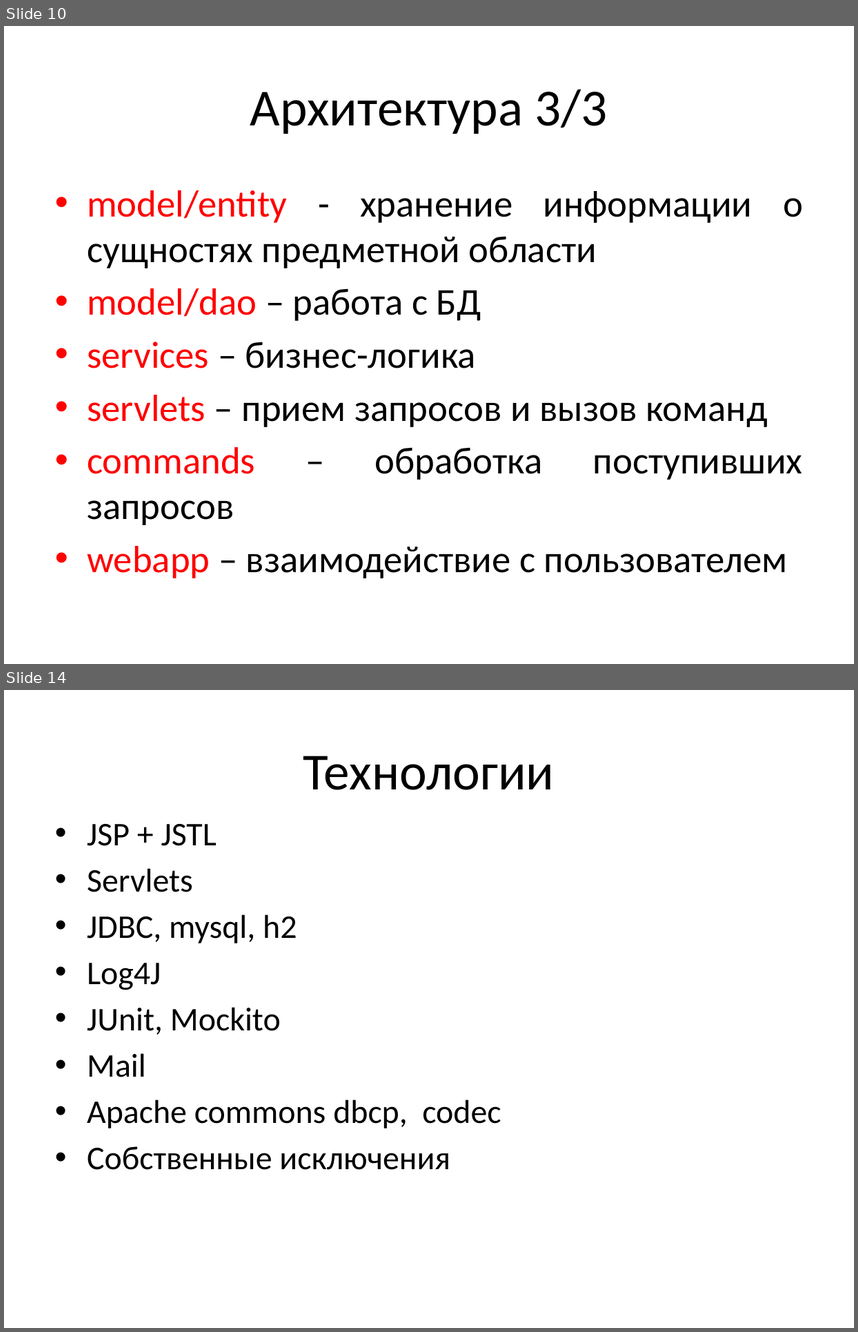
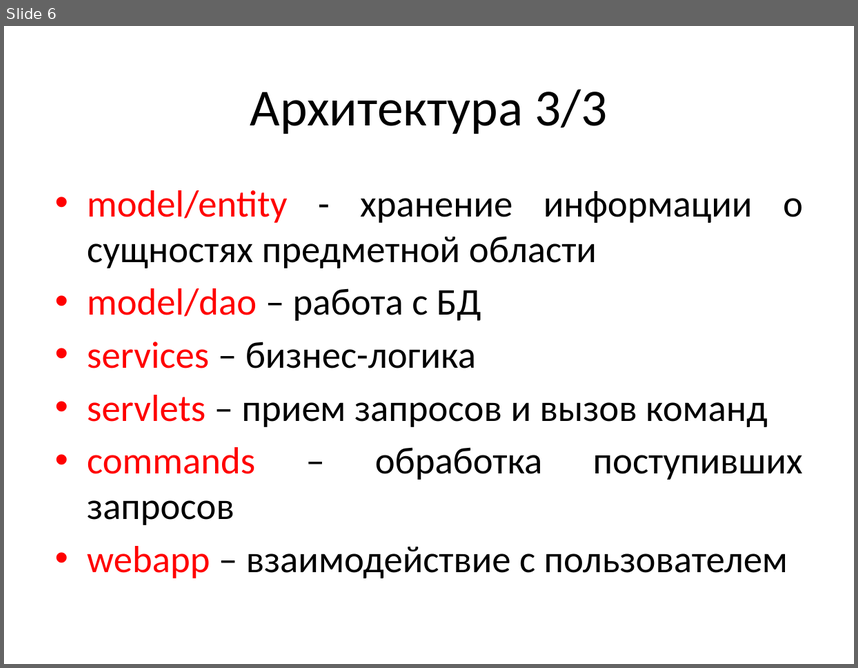
Before and after one commit to MikhailGlushko/FinalProject, a slide deck: doc/README.pptx. Shown one above the other, each under a label of ours: slides 10 and 14 before the commit, slide 6 after it; the slides between them are not shown. The pictures are 858x1332 and 858x668 pixels, drawn with LibreOffice and Linux fonts; fonts in the diff are those of the drawing. Boxes give left, top, right and bottom in pixels: in the first picture for what was removed or moved away, otherwise in the second. Text is boxed around its words. In the diff, an @@ line names an element or a change of style, - is before the commit and + after.

```diff
--- a/doc/README.pptx
+++ b/doc/README.pptx
@@ slide 14 removed at bbox=[4, 690, 854, 1328], background #FFFFFF @@
@@ title removed at bbox=[303, 756, 554, 790] @@
-Технологии
@@ text removed at bbox=[87, 824, 501, 1170] @@
-• JSP + JSTL
-• Servlets
-• JDBC, mysql, h2
-• Log4J
-• JUnit, Mockito
-• Mail
-• Apache commons dbcp, codec
-• Собственные исключения
@@ what was slide 10 is now slide 6 @@
```
Also in this commit, not shown: 6 slides added, 7 other slides removed, 1 other file.
